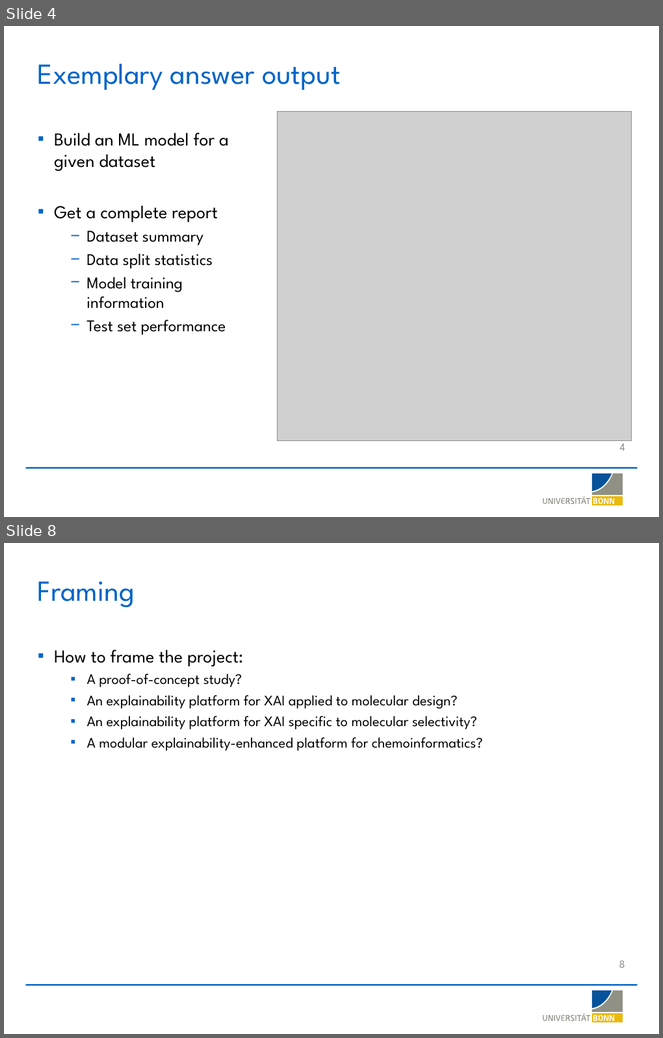
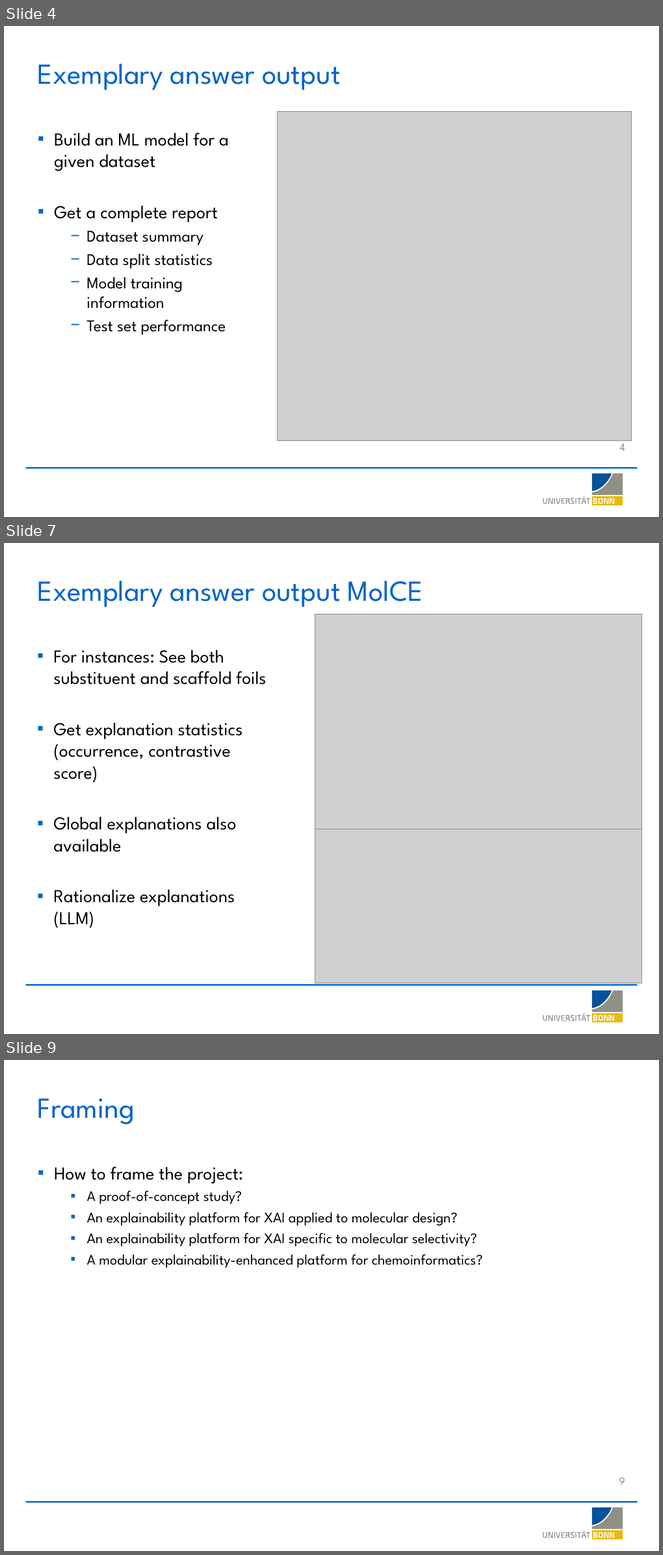
Before and after one commit to LSI-Uni-Bonn/ChemicHAL, a slide deck: slides/AI_Agent_Explainability.pptx. Shown one above the other, each under a label of ours: slides 4 and 8 before the commit, slides 4, 7 and 9 after it; the slides between them are not shown. The pictures are 663x1038 and 663x1555 pixels, drawn with LibreOffice and Linux fonts; fonts in the diff are those of the drawing; grey boxes stand for pictures; background and template pictures are left out. Boxes give left, top, right and bottom in pixels: in the first picture for what was removed or moved away, otherwise in the second. Text is boxed around its words. In the diff, an @@ line names an element or a change of style, - is before the commit and + after.

```diff
--- a/slides/AI_Agent_Explainability.pptx
+++ b/slides/AI_Agent_Explainability.pptx
@@ slide 7 added at [4,543,659,1034], background #FFFFFF; not listed: 20 template elements that a slide beside it also shows @@
@@ title added at [38,581,423,607], 32 pt, text #0064C8 @@
+Exemplary answer output MolCE
@@ picture added at [315,614,642,829] @@
@@ text added at [53,650,266,928], 20 pt, text #000000 @@
+▪ For instances: See both substituent and scaffold foils
+▪ Get explanation statistics (occurrence, contrastive score)
+▪ Global explanations also available
+▪ Rationalize explanations (LLM)
@@ picture added at [315,829,642,983] @@
@@ what was slide 8 is now slide 9 @@
@@ page number at [620,1478,625,1485]: text changed @@
-8
+9
```
Also in this commit, not shown: 3 slides changed.
